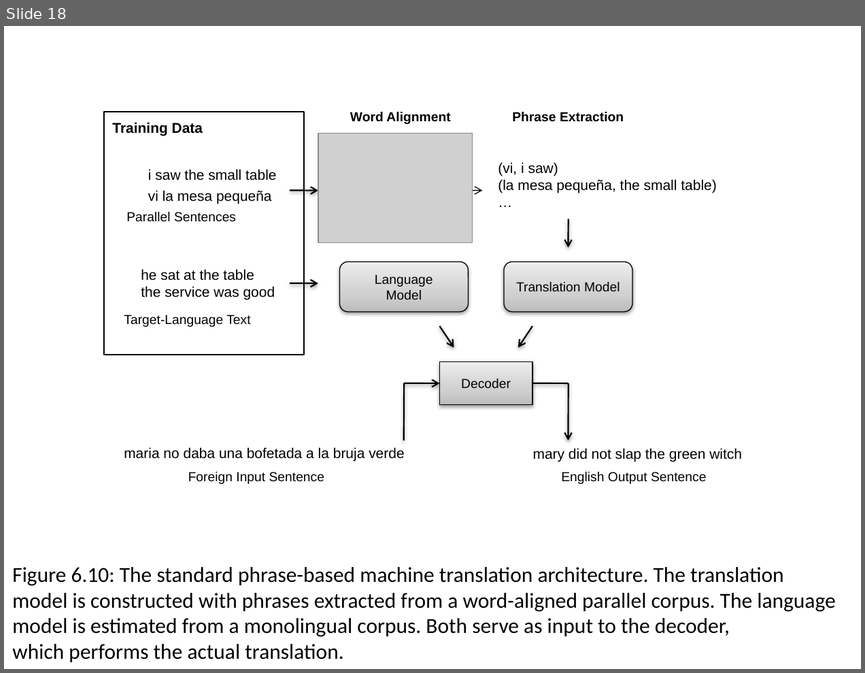
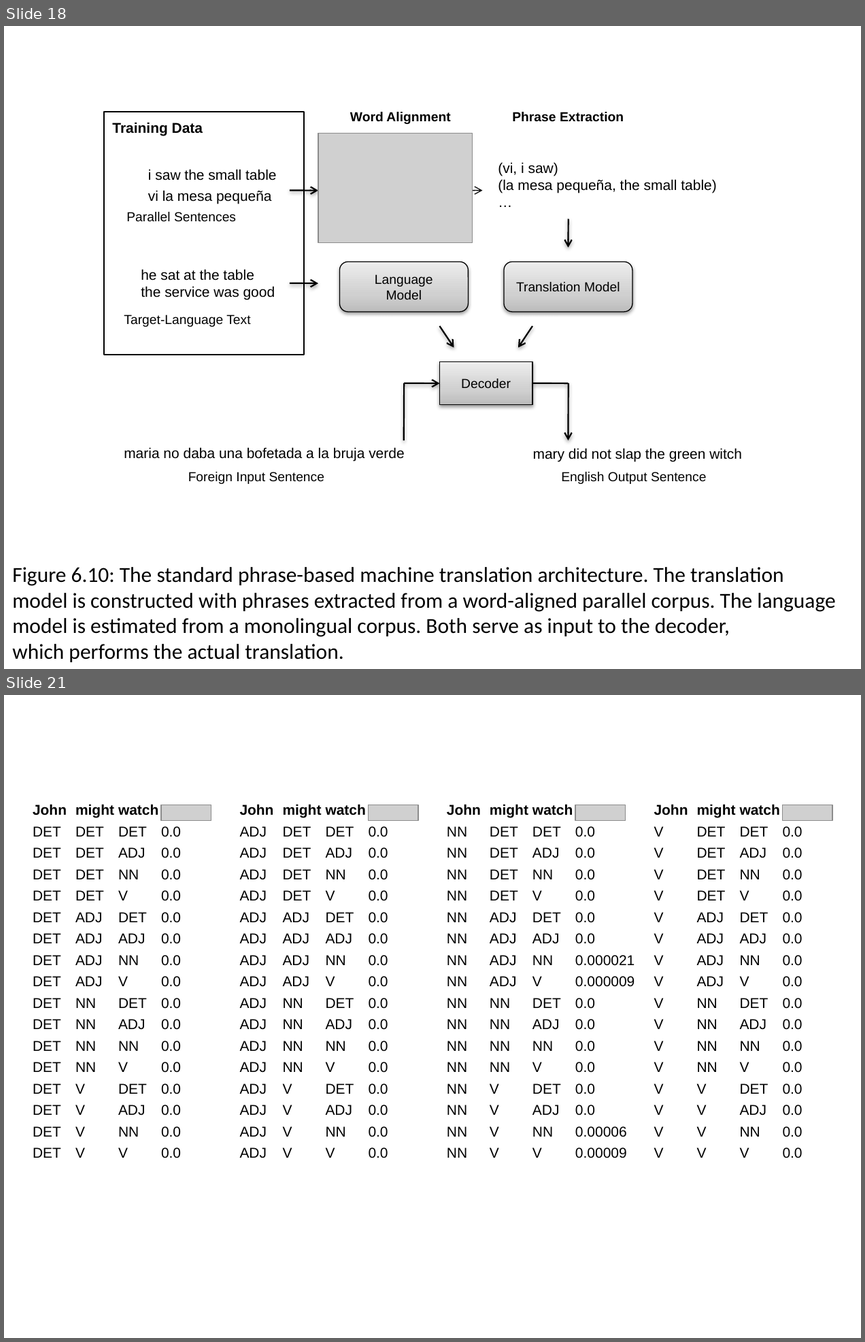
Before and after one commit to lintool/MapReduceAlgorithms, a slide deck: ed1n/figures/figures-all.pptx. Shown one above the other, each under a label of ours: slide 18 before the commit, slides 18 and 21 after it; the slides between them are not shown. The pictures are 865x673 and 865x1342 pixels, drawn with LibreOffice and Linux fonts; fonts in the diff are those of the drawing; grey boxes stand for pictures. Boxes give left, top, right and bottom in pixels: in the first picture for what was removed or moved away, otherwise in the second. Text is boxed around its words. In the diff, an @@ line names an element or a change of style, - is before the commit and + after.

```diff
--- a/ed1n/figures/figures-all.pptx
+++ b/ed1n/figures/figures-all.pptx
@@ slide 21 added at (4,695,861,1338), background #FFFFFF @@
@@ table added at (33,802,290,1166), 17 rows, 4 columns @@
+John | might | watch | 
+DET | DET | DET | 0.0
+DET | DET | ADJ | 0.0
+DET | DET | NN | 0.0
+DET | DET | V | 0.0
+DET | ADJ | DET | 0.0
+DET | ADJ | ADJ | 0.0
+DET | ADJ | NN | 0.0
+DET | ADJ | V | 0.0
+DET | NN | DET | 0.0
+DET | NN | ADJ | 0.0
+DET | NN | NN | 0.0
+DET | NN | V | 0.0
+DET | V | DET | 0.0
+DET | V | ADJ | 0.0
+DET | V | NN | 0.0
+DET | V | V | 0.0
@@ picture added at (161,804,211,821) @@
@@ table added at (239,802,496,1166), 17 rows, 4 columns @@
+John | might | watch | 
+ADJ | DET | DET | 0.0
+ADJ | DET | ADJ | 0.0
+ADJ | DET | NN | 0.0
+ADJ | DET | V | 0.0
+ADJ | ADJ | DET | 0.0
+ADJ | ADJ | ADJ | 0.0
+ADJ | ADJ | NN | 0.0
+ADJ | ADJ | V | 0.0
+ADJ | NN | DET | 0.0
+ADJ | NN | ADJ | 0.0
+ADJ | NN | NN | 0.0
+ADJ | NN | V | 0.0
+ADJ | V | DET | 0.0
+ADJ | V | ADJ | 0.0
+ADJ | V | NN | 0.0
+ADJ | V | V | 0.0
@@ picture added at (368,804,418,821) @@
@@ table added at (447,802,704,1166), 17 rows, 4 columns @@
+John | might | watch | 
+NN | DET | DET | 0.0
+NN | DET | ADJ | 0.0
+NN | DET | NN | 0.0
+NN | DET | V | 0.0
+NN | ADJ | DET | 0.0
+NN | ADJ | ADJ | 0.0
+NN | ADJ | NN | 0.000021
+NN | ADJ | V | 0.000009
+NN | NN | DET | 0.0
+NN | NN | ADJ | 0.0
+NN | NN | NN | 0.0
+NN | NN | V | 0.0
+NN | V | DET | 0.0
+NN | V | ADJ | 0.0
+NN | V | NN | 0.00006
+NN | V | V | 0.00009
@@ picture added at (575,804,626,821) @@
@@ table added at (653,802,861,1166), 17 rows, 4 columns @@
+John | might | watch | 
+V | DET | DET | 0.0
+V | DET | ADJ | 0.0
+V | DET | NN | 0.0
+V | DET | V | 0.0
+V | ADJ | DET | 0.0
+V | ADJ | ADJ | 0.0
+V | ADJ | NN | 0.0
+V | ADJ | V | 0.0
+V | NN | DET | 0.0
+V | NN | ADJ | 0.0
+V | NN | NN | 0.0
+V | NN | V | 0.0
+V | V | DET | 0.0
+V | V | ADJ | 0.0
+V | V | NN | 0.0
+V | V | V | 0.0
@@ picture added at (782,804,832,821) @@
```
Also in this commit, not shown: 1 slide changed, 5 other slides added, 9 other files.
